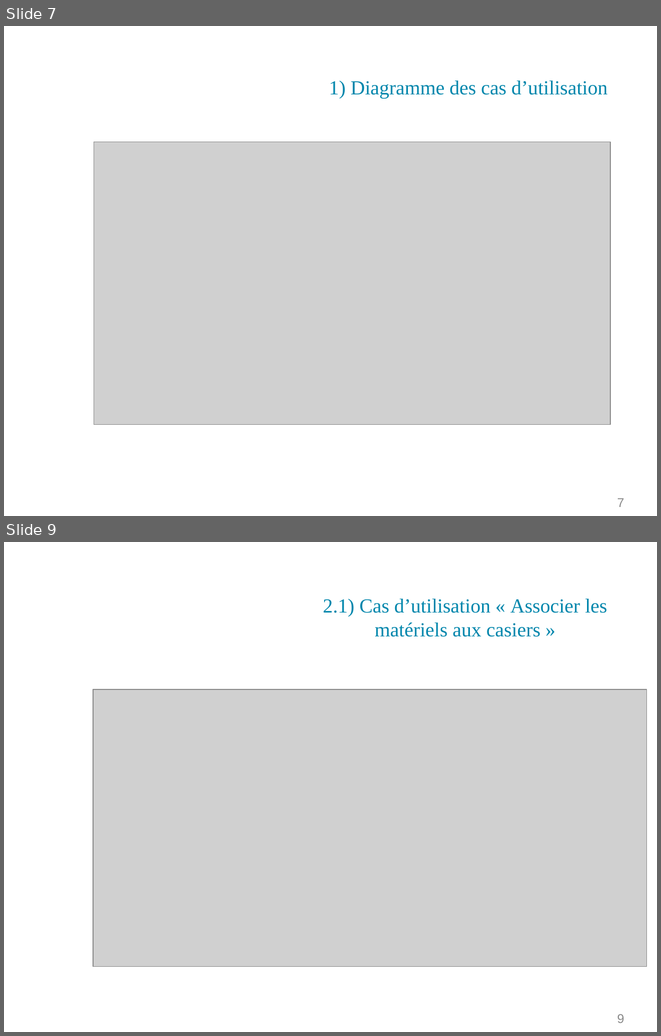
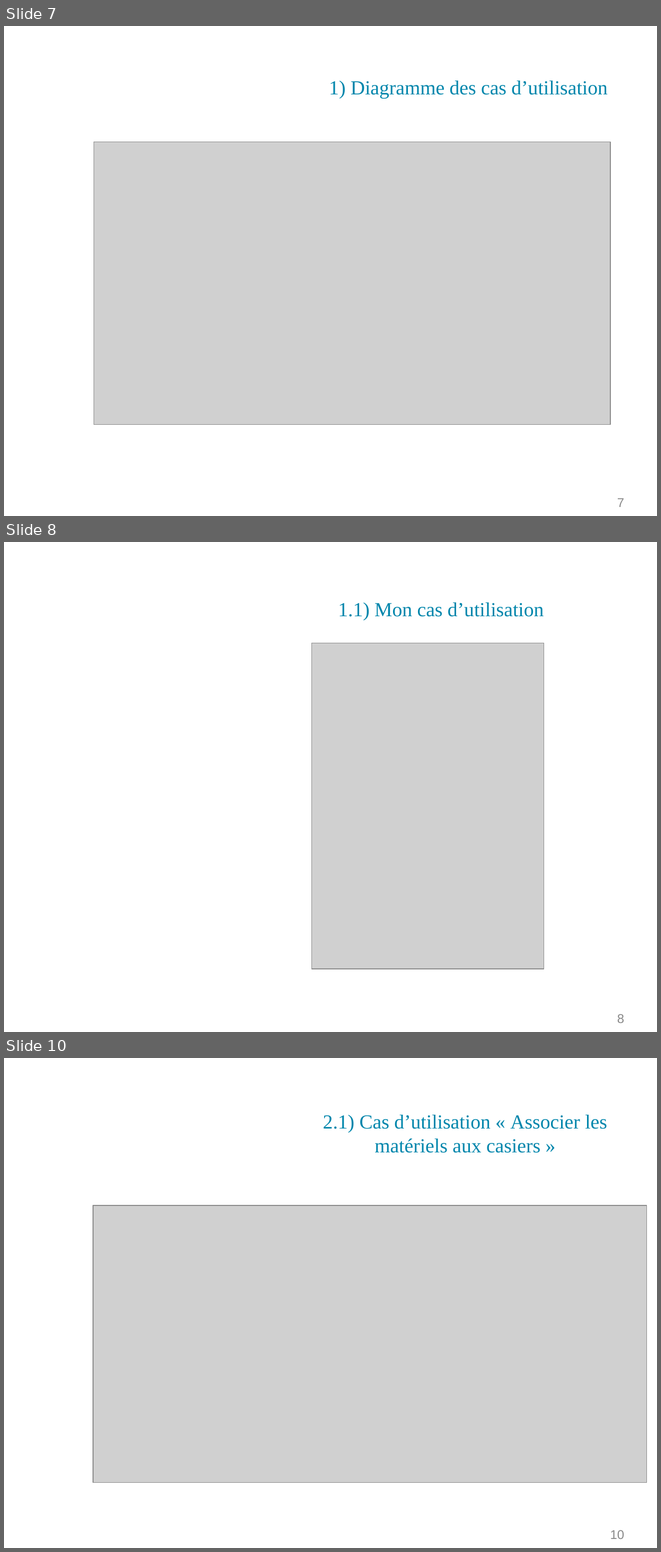
Before and after one commit to PinaudLucas/Projet, a slide deck: Romain/Revue_1.odp. Shown one above the other, each under a label of ours: slides 7 and 9 before the commit, slides 7, 8 and 10 after it; the slides between them are not shown. The pictures are 661x1036 and 661x1552 pixels, drawn with LibreOffice and Linux fonts; fonts in the diff are those of the drawing; grey boxes stand for pictures; background and template pictures are left out. Boxes give left, top, right and bottom in pixels: in the first picture for what was removed or moved away, otherwise in the second. Text is boxed around its words. In the diff, an @@ line names an element or a change of style, - is before the commit and + after.

```diff
--- a/Romain/Revue_1.odp
+++ b/Romain/Revue_1.odp
@@ slide 8 added at (4,542,657,1032), background picture (left out) @@
@@ title added at (338,602,544,620), 22 pt, text #0086AC @@
+1.1) Mon cas d’utilisation
@@ picture added at (311,643,544,968) @@
@@ page number added at (617,1014,624,1023), 14 pt, text #898989 @@
+8
@@ what was slide 9 is now slide 10 @@
@@ page number at (610,1530,625,1539): text changed @@
-9
+10
```
Also in this commit, not shown: 5 slides changed, 1 other file.
